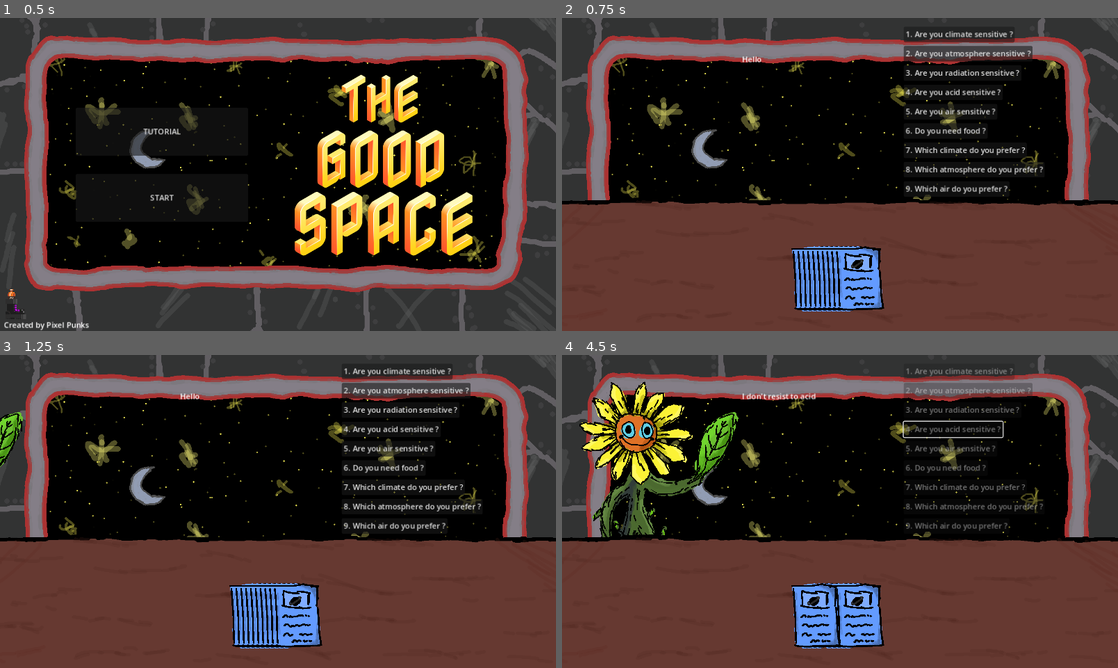
Above: before the commit, frames 1-4 (two rows, left to right).
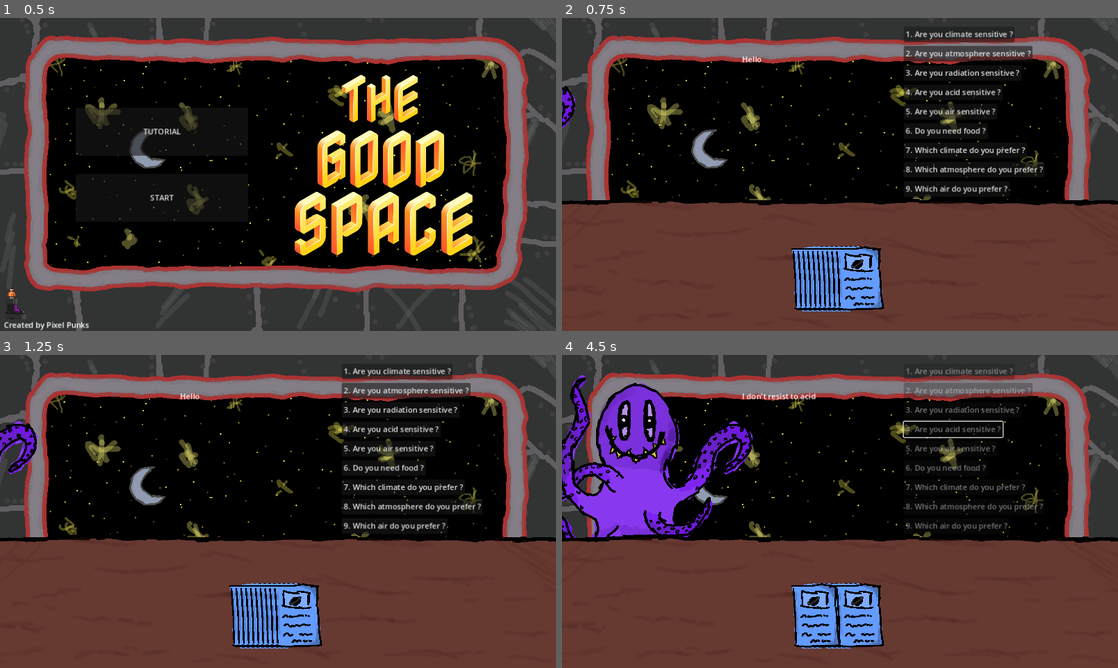
Above: after the commit, the same moments.

Repository: Pixel-Punks/trijam-289
Game: Godot game, scene res://scenes/start_screen.tscn
Same seed, same stepped clock (60 frames per second), same inputs: the game is played once before the commit and once after it.
Inputs (mouse positions are in pixels of both pictures, inside the frame that each line leads up to):
- Up to frame 1 (0.5 s): no input
- Up to frame 2 (0.75 s): click "START" at 0.5 s
- Up to frame 3 (1.25 s): no input
- Up to frame 4 (4.5 s): click "1. Are you climate sensitive ?" at 1.25 s; click "2. Are you atmosphere sensiti…" at 2 s; click "3. Are you radiation sensitiv…" at 2.75 s; click "4. Are you acid sensitive ?" at 3.5 s; move the mouse to (817, 614) at 4.27 s; press the mouse at (817, 614) at 4.28 s

Frame 1 is identical in both runs. In frame 2, 0.2% of the frame differs, in the area x 0-3%, y 21-36%; in frame 3, 0.8%; in frame 4, 9.4%, in the area x 0-35%, y 6-59%.

Commit message:
[feat] alien sprite cycling, lower sfx volume in desk

Diff:
--- a/scenes/desk.tscn
+++ b/scenes/desk.tscn
@@ -1,10 +1,12 @@
-[gd_scene load_steps=10 format=3 uid="uid://bontd50tna8b0"]
+[gd_scene load_steps=12 format=3 uid="uid://bontd50tna8b0"]
 
 [ext_resource type="Script" path="res://scripts/desk.gd" id="1_5r4sk"]
 [ext_resource type="Texture2D" uid="uid://dmplwmivhdgfc" path="res://assets/background/desk.png" id="2_3eq5r"]
 [ext_resource type="Texture2D" uid="uid://djbdkygmt2gx1" path="res://assets/aliens/sunflower.png" id="3_o7c3y"]
 [ext_resource type="PackedScene" uid="uid://dq1xey4c2wn0n" path="res://scenes/planet_details.tscn" id="4_27lk2"]
+[ext_resource type="Texture2D" uid="uid://dmdai828esh05" path="res://assets/aliens/rododindron.png" id="4_bh6ph"]
 [ext_resource type="AudioStream" uid="uid://ixotw2ixqmc4" path="res://assets/sounds/others/rocket-launch.wav" id="5_g2sgk"]
+[ext_resource type="Texture2D" uid="uid://cxgknqdqpl62o" path="res://assets/aliens/tulip.png" id="5_s0ynp"]
 [ext_resource type="AudioStream" uid="uid://bl5wt4eshpfa7" path="res://assets/sounds/others/95773__velvorn__sas_ouverture.wav" id="6_a2yw8"]
 [ext_resource type="AudioStream" uid="uid://sat7duymtrrd" path="res://assets/sounds/others/95772__velvorn__sas_fermeture.wav" id="7_q0gbk"]
 
@@ -44,10 +46,26 @@
 position = Vector2(191.75, 128)
 shape = SubResource("RectangleShape2D_b37uv")
 
-[node name="AlienSprite" type="Sprite2D" parent="AlienArea"]
+[node name="AlienSprite1" type="Sprite2D" parent="AlienArea"]
+unique_name_in_owner = true
+visible = false
 position = Vector2(152, 264)
 scale = Vector2(0.480469, 0.480469)
 texture = ExtResource("3_o7c3y")
+
+[node name="AlienSprite2" type="Sprite2D" parent="AlienArea"]
+unique_name_in_owner = true
+visible = false
+position = Vector2(152, 264)
+scale = Vector2(0.480469, 0.480469)
+texture = ExtResource("4_bh6ph")
+
+[node name="AlienSprite3" type="Sprite2D" parent="AlienArea"]
+unique_name_in_owner = true
+visible = false
+position = Vector2(152, 264)
+scale = Vector2(0.480469, 0.480469)
+texture = ExtResource("5_s0ynp")
 
 [node name="RigidBody2D" type="RigidBody2D" parent="."]
 freeze = true
@@ -72,14 +90,17 @@
 [node name="RocketLaunchStreamPlayer" type="AudioStreamPlayer" parent="."]
 unique_name_in_owner = true
 stream = ExtResource("5_g2sgk")
+volume_db = -7.0
 
 [node name="DoorOpenStreamPlayer" type="AudioStreamPlayer" parent="."]
 unique_name_in_owner = true
 stream = ExtResource("6_a2yw8")
+volume_db = -16.0
 
 [node name="DoorCloseStreamPlayer" type="AudioStreamPlayer" parent="."]
 unique_name_in_owner = true
 stream = ExtResource("7_q0gbk")
+volume_db = -16.0
 
 [node name="RocketLaunchEdge" type="Node2D" parent="."]
 unique_name_in_owner = true
--- a/scripts/desk.gd
+++ b/scripts/desk.gd
@@ -12,9 +12,11 @@
 @onready var rocket_launch_sound : AudioStreamPlayer = %RocketLaunchStreamPlayer
 @onready var door_open_sound : AudioStreamPlayer = %DoorOpenStreamPlayer
 @onready var door_close_sound : AudioStreamPlayer = %DoorCloseStreamPlayer
+@onready var alien_sprites : Array[Sprite2D] = [%AlienSprite1, %AlienSprite2, %AlienSprite3]
 
 @export var alien_speed : float = 100
 
+var rng = RandomNumberGenerator.new()
 const card_offset = 10
 var rocket_launch_played : bool = false
 var card_in_area : Card = null
@@ -39,6 +41,7 @@
 		card.position = Vector2(first_card_x+i*card_offset, card_y)
 		card.z_index = i
 		i = i + 1
+	swap_alien_sprite()
 
 func get_collision_rect(collision : CollisionShape2D) -> Rect2:
 	return collision.shape.get_rect()
@@ -103,6 +106,13 @@
 		exit_room = false
 		enter_room = true
 		rocket_launch_played = false
-		door_open_sound.play()
-		door_close_sound.play()
 		alien_area.position[0] = min_pos[0]
+		swap_alien_sprite()
+
+func swap_alien_sprite():
+	var visible_alien : int = rng.randi_range(0,2)
+	for i in range(3):
+		alien_sprites[i].visible = false
+	alien_sprites[visible_alien].visible = true
+	door_open_sound.play()
+	door_close_sound.play()
